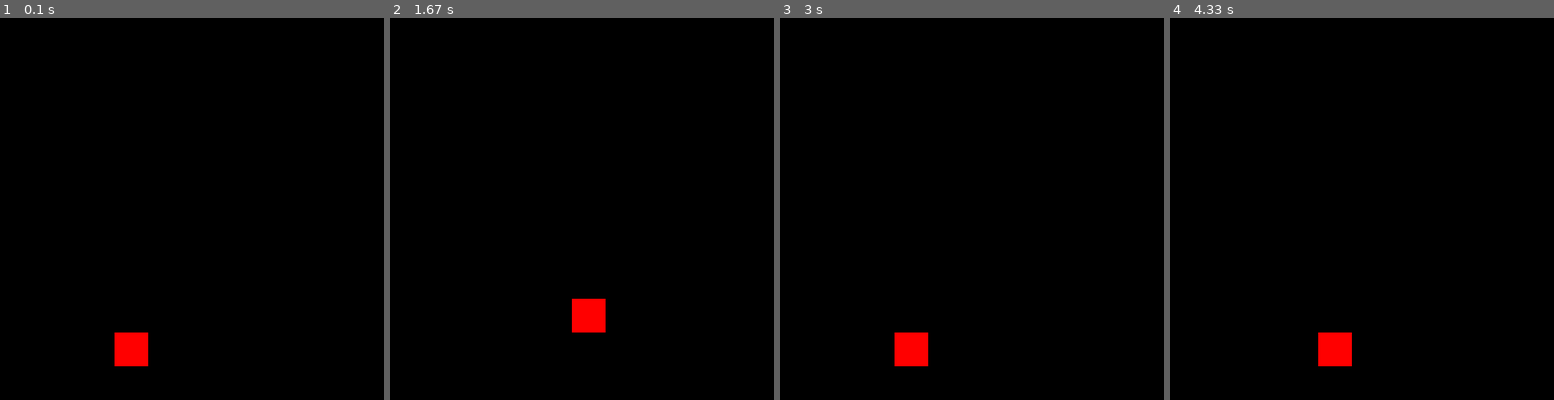
Above: before the commit, frames 1-4 (left to right).
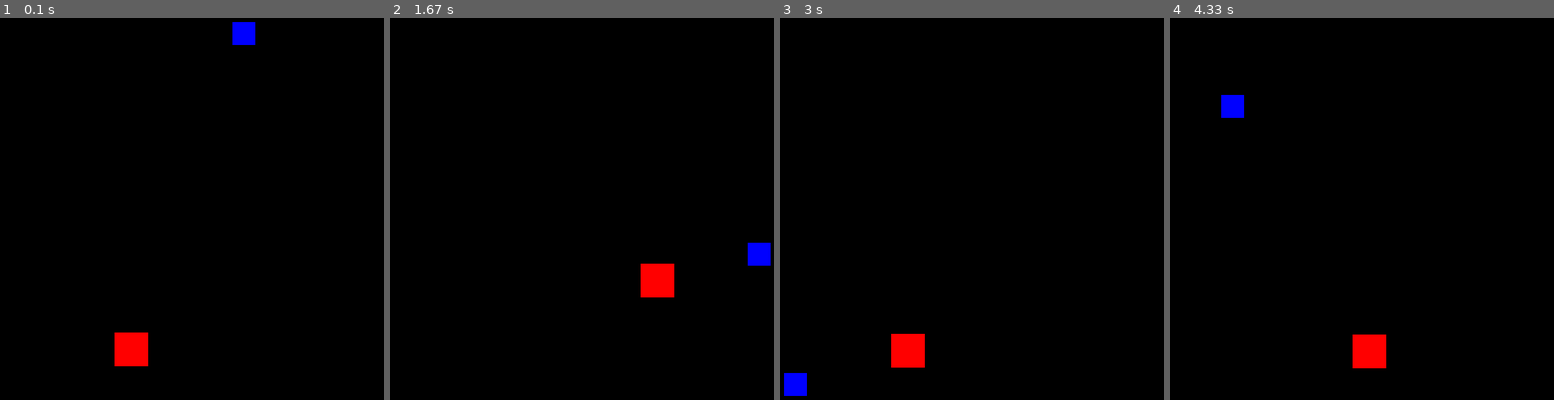
Above: after the commit, the same moments.

Repository: MaximoDiNapoli/Pygame
Game: pygame game, started from game.py
Two runs of this game, one before a commit and one after it. Both use one fixed random seed, a clock stepped at 60 frames per second and the inputs below.
Inputs:
- Up to frame 1 (0.1 s): no input
- Up to frame 2 (1.67 s): hold D 0.33-0.8 s; hold W 0.83-1.13 s; hold D 1.17-1.63 s
- Up to frame 3 (3 s): hold A 1.67-2.2 s; hold S 2.23-2.53 s; hold A 2.57-2.97 s
- Up to frame 4 (4.33 s): hold W 3-3.37 s; hold D 3.4-4.03 s; hold S from 4.07 s (still down)

The runs differ from the first frame. In frame 1, 0.4% of the frame differs, in the area x 60-67%, y 1-8%; in frame 2, 1.9%, in the area x 47-100%, y 58-83%; in frame 3, 0.6%; in frame 4, 1.9%.

Commit message:
Now it have enemies and the collisions make you lose
the next update will include a main menu

Diff:
--- a/game.py
+++ b/game.py
@@ -1,12 +1,14 @@
 import pygame
 import sys
-
+import random
+import os
 #Constantes
 WIDTH = 800
 HEIGHT = 600
 COLOR_RED = (255,0,0)
 COLOR_BLACK = (0,0,0)
 COLOR_BLUE = (0,0,255)
+SPEED = 20
 
 
 #jugador
@@ -14,10 +16,27 @@
 PLAYER_SIZE = 50
 PLAYER_POSITION = [WIDTH/2, HEIGHT - PLAYER_SIZE * 2]
 
+#enemigos
 
+ENEMY_SIZE = random.randint(30, 70)
+ENEMY_POSITION = [random.randint(0, WIDTH - ENEMY_SIZE), 0]
+os.environ['SDL_VIDEO_CENTERED'] = '1'
 window = pygame.display.set_mode((WIDTH,HEIGHT)) #creo la ventana
 
 gameOver = False
+clock = pygame.time.Clock()
+
+#detecctar colociones
+def detectCollision(PLAYER_POSITION,ENEMY_POSITION):
+    jx = PLAYER_POSITION[0]
+    jy = PLAYER_POSITION[1]
+    ex = ENEMY_POSITION[0]
+    ey = ENEMY_POSITION[1]
+
+    if(ex >= jx and ex <(jx + PLAYER_SIZE)) or (jx >= ex and jx < (ex + ENEMY_SIZE)):
+        if(ey >= jy and ey <(jy + PLAYER_SIZE)) or (jy >= ey and jy < (ey + ENEMY_SIZE)):
+            return True
+    return False
 
 while not gameOver: #bucle principal
     for event in pygame.event.get():
@@ -29,22 +48,38 @@
             x = PLAYER_POSITION[0]
             y = PLAYER_POSITION[1]
             if event.key == pygame.K_w:
-                y -= PLAYER_SIZE
+                y -= PLAYER_SIZE * SPEED / 10
             if event.key == pygame.K_a:
-                x -= PLAYER_SIZE
+                x -= PLAYER_SIZE * SPEED / 10
             if event.key == pygame.K_s:
-                y += PLAYER_SIZE
+                y += PLAYER_SIZE * SPEED / 10
             if event.key == pygame.K_d:
-                x += PLAYER_SIZE
+                x += PLAYER_SIZE * SPEED / 10
 
             PLAYER_POSITION[0] = x
             PLAYER_POSITION[1] = y
 
-
     #refrescar
     window.fill(COLOR_BLACK)
+
+    if ENEMY_POSITION[1] >=0 and ENEMY_POSITION[1] < HEIGHT:
+        ENEMY_POSITION[1] += SPEED
+    else:
+        ENEMY_POSITION[0] = random.randint(0, WIDTH - ENEMY_SIZE)
+        ENEMY_POSITION[1] = 0
+
+    #coliciones
+    if detectCollision(PLAYER_POSITION, ENEMY_POSITION):
+        gameOver = True
+
+    #dibujar enemigo
+    pygame.draw.rect(window , COLOR_BLUE,
+                    (ENEMY_POSITION[0],ENEMY_POSITION[1],
+                    ENEMY_SIZE, ENEMY_SIZE))
     #dibujar jugador
     pygame.draw.rect(window , COLOR_RED,
                     (PLAYER_POSITION[0],PLAYER_POSITION[1],
                     PLAYER_SIZE, PLAYER_SIZE))
+    clock.tick(30)
+    SPEED += 0.01
     pygame.display.update()
